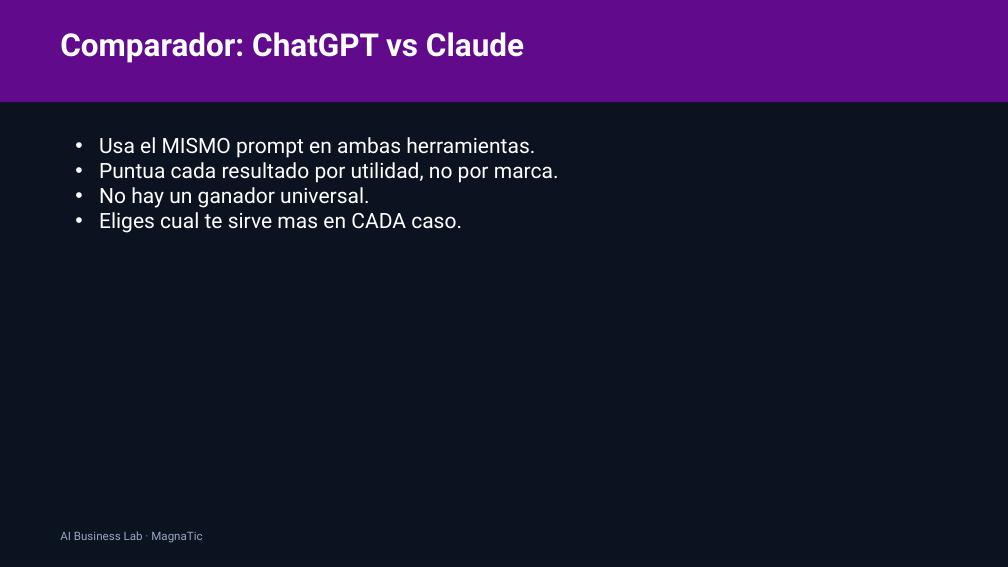
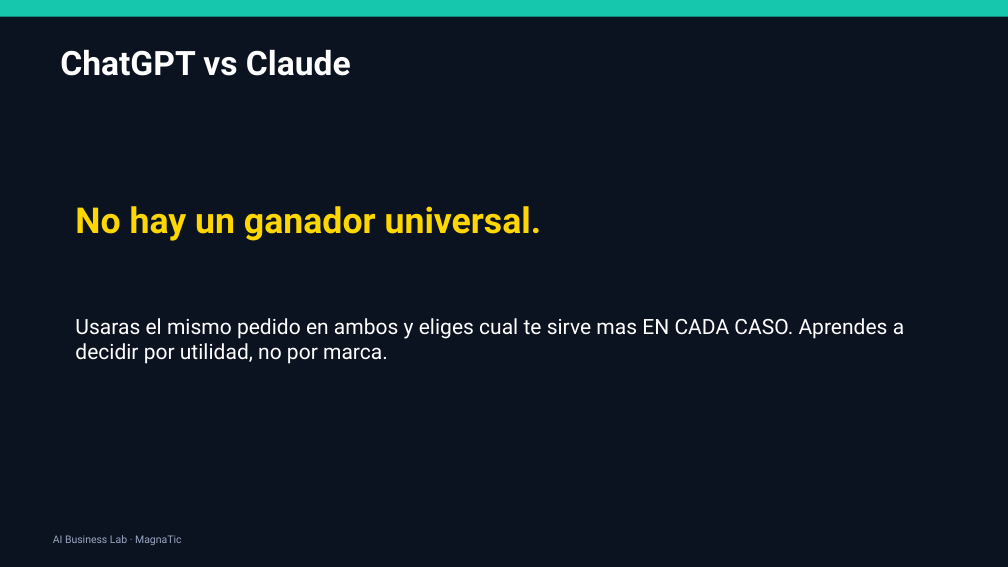
Before and after one commit to xander0408/CURSOS, a slide deck: slide 25 of AI-Business-Lab-Presentacion.pptx (slide 13 before the commit). Drawn at 1008x567 pixels with LibreOffice and Linux fonts; fonts in the diff are those of the drawing. Boxes give left, top, right and bottom in pixels: in the first picture for what was removed or moved away, otherwise in the second. Text is boxed around its words. In the diff, an @@ line names an element or a change of style, - is before the commit and + after.

```diff
--- a/AI-Business-Lab-Presentacion.pptx
+++ b/AI-Business-Lab-Presentacion.pptx
@@ rectangle: place and size @@
-rectangle at (0,0,1008,102)
+rectangle at (0,0,1008,17)
@@ rectangle at (0,0,1008,17): fill #610A8B to #16C6AD @@
@@ text at (60,49,351,76): text changed; size 30 to 32 pt @@
-Comparador: ChatGPT vs Claude
+ChatGPT vs Claude
@@ text added at (75,206,542,241), 34 pt, text #FFD700, bold @@
+No hay un ganador universal.
@@ text at (75,318,904,364): text changed @@
-• Usa el MISMO prompt en ambas herramientas.
-• Puntua cada resultado por utilidad, no por marca.
-• No hay un ganador universal.
-• Eliges cual te sirve mas en CADA caso.
+Usaras el mismo pedido en ambos y eliges cual te sirve mas EN CADA CASO. Aprendes a decidir por utilidad, no por marca.
@@ text "AI Business Lab · MagnaTic": place and size @@
-text "AI Business Lab · MagnaTic" at (60,531,202,543)
+text "AI Business Lab · MagnaTic" at (53,535,181,545)
@@ text "AI Business Lab · MagnaTic" at (53,535,181,545): size 11 to 10 pt @@
```
Also in this commit, not shown: 5 other slides changed, 25 slides added, 10 slides removed, 8 other files.
